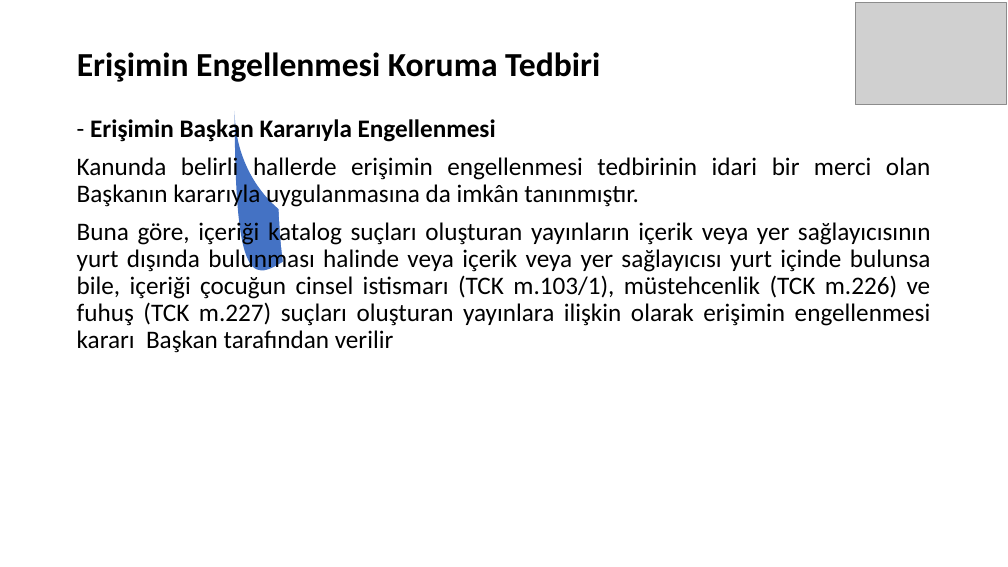
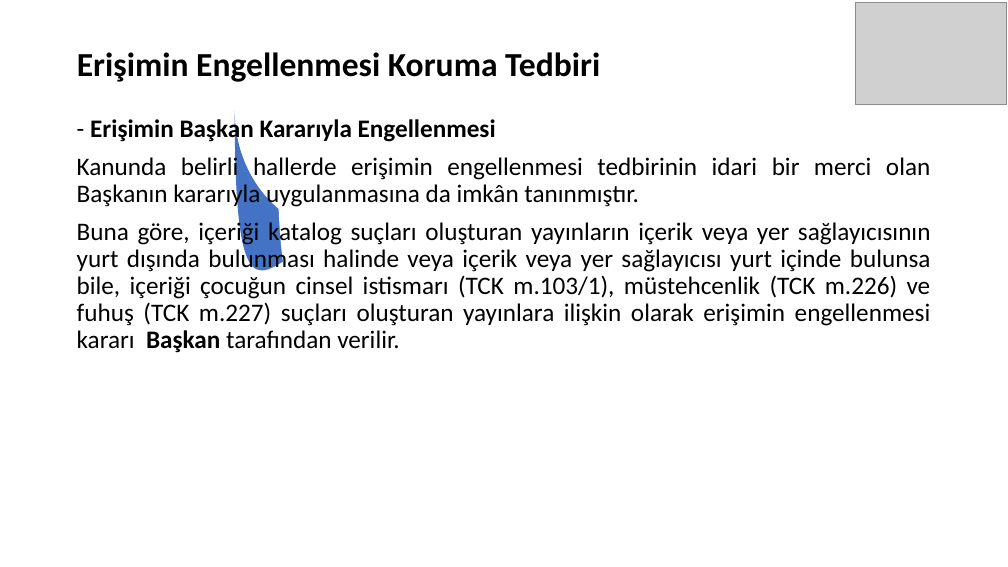
Before and after one commit to SevdanurGENC/IT-Law-Lecture-Notes, a slide deck: slide 21 of Bilisim-Hukuku/05. Bolum - BilisimHukuku.ppt. Drawn at 1008x567 pixels with LibreOffice and Linux fonts; fonts in the diff are those of the drawing; grey boxes stand for pictures. Boxes give left, top, right and bottom in pixels: in the first picture for what was removed or moved away, otherwise in the second. Text is boxed around its words. In the diff, an @@ line names an element or a change of style, - is before the commit and + after.

```diff
--- a/Bilisim-Hukuku/05. Bolum - BilisimHukuku.ppt
+++ b/Bilisim-Hukuku/05. Bolum - BilisimHukuku.ppt
@@ text at bbox=[77, 219, 931, 353]: text changed @@
-Buna göre, içeriği katalog suçları oluşturan yayınların içerik veya yer sağlayıcısının yurt dışında bulunması halinde veya içerik veya yer sağlayıcısı yurt içinde bulunsa bile, içeriği çocuğun cinsel istismarı (TCK m.103/1), müstehcenlik (TCK m.226) ve fuhuş (TCK m.227) suçları oluşturan yayınlara ilişkin olarak erişimin engellenmesi kararı Başkan tarafından verilir
+Buna göre, içeriği katalog suçları oluşturan yayınların içerik veya yer sağlayıcısının yurt dışında bulunması halinde veya içerik veya yer sağlayıcısı yurt içinde bulunsa bile, içeriği çocuğun cinsel istismarı (TCK m.103/1), müstehcenlik (TCK m.226) ve fuhuş (TCK m.227) suçları oluşturan yayınlara ilişkin olarak erişimin engellenmesi kararı Başkan tarafından verilir.
```
Also in this commit, not shown: 10 other slides changed.
